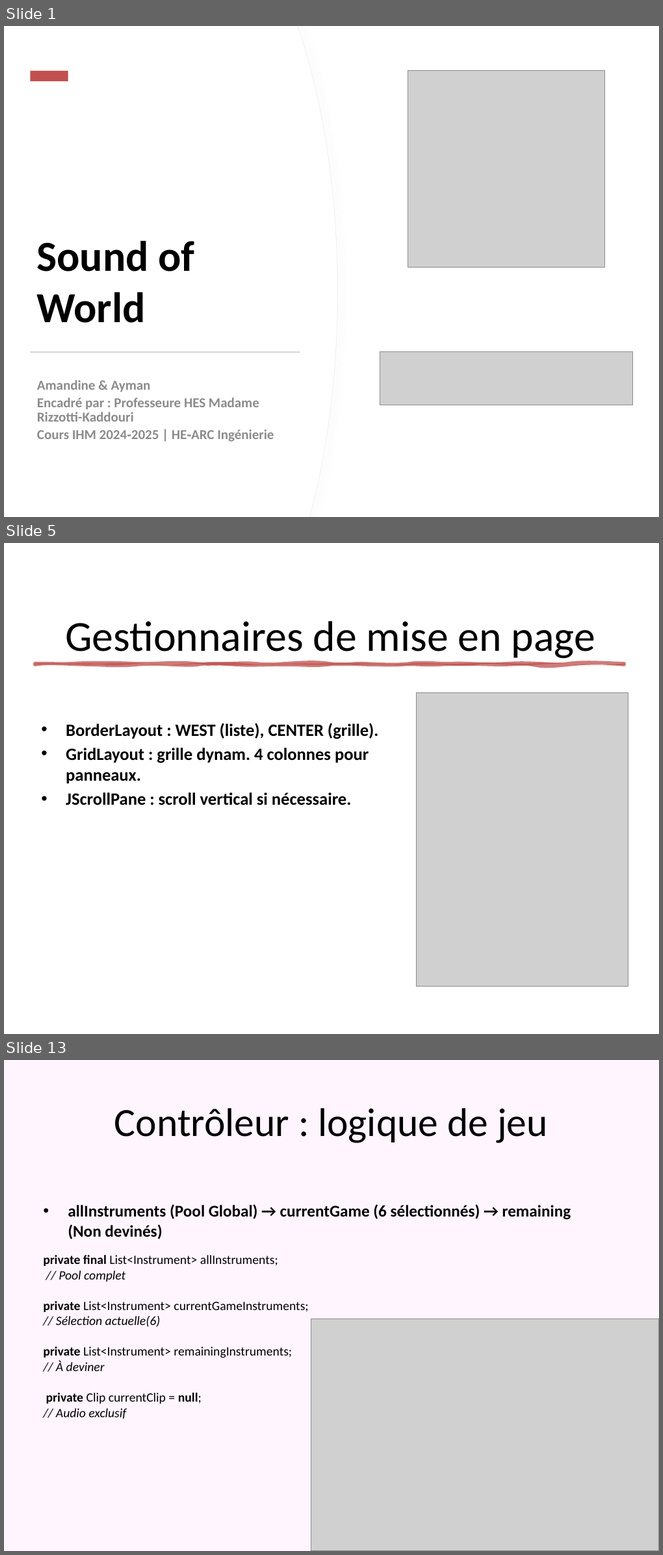
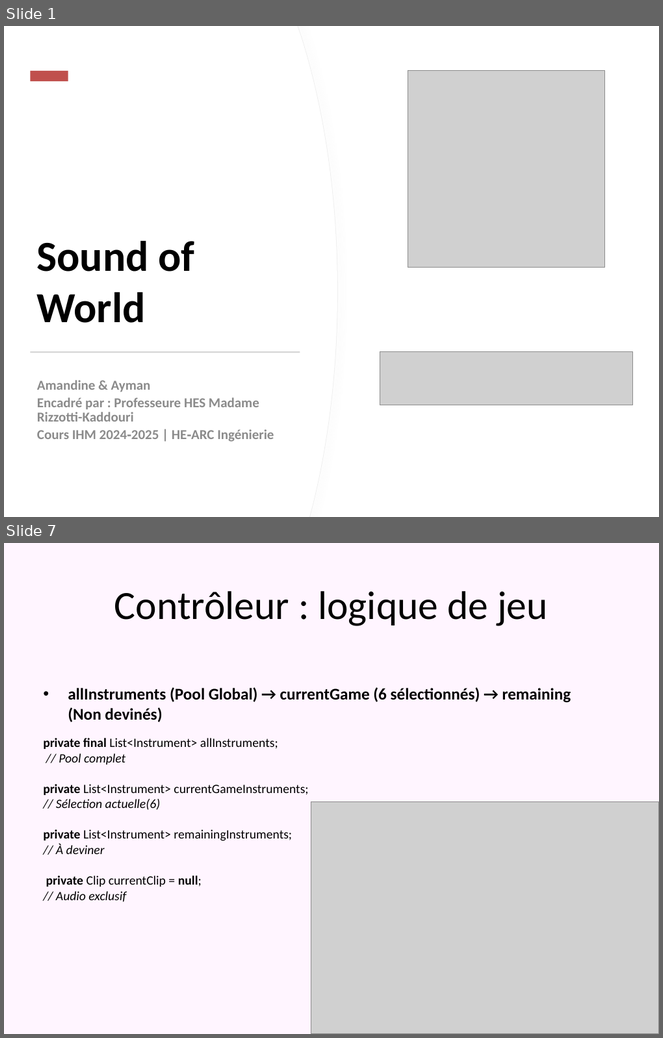
Before and after one commit to Bobyte5923/SoundOfWorld, a slide deck: SoundOfWorld.pptx. Shown one above the other, each under a label of ours: slides 1, 5 and 13 before the commit, slides 1 and 7 after it; the slides between them are not shown. The pictures are 663x1555 and 663x1038 pixels, drawn with LibreOffice and Linux fonts; fonts in the diff are those of the drawing; grey boxes stand for pictures. Boxes give left, top, right and bottom in pixels: in the first picture for what was removed or moved away, otherwise in the second. Text is boxed around its words. In the diff, an @@ line names an element or a change of style, - is before the commit and + after.

```diff
--- a/SoundOfWorld.pptx
+++ b/SoundOfWorld.pptx
@@ slide 5 removed at (4,543,659,1034), background #FFFFFF @@
@@ title removed at (65,621,596,661) @@
-Gestionnaires de mise en page
@@ freeform shape removed at (35,663,625,665) @@
@@ picture removed at (417,693,629,986) @@
@@ text removed at (66,723,379,806) @@
-• BorderLayout : WEST (liste), CENTER (grille).
-• GridLayout : grille dynam. 4 colonnes pour panneaux.
-• JScrollPane : scroll vertical si nécessaire.
@@ what was slide 13 is now slide 7 @@
```
Also in this commit, not shown: 6 slides changed, 5 other slides removed.
